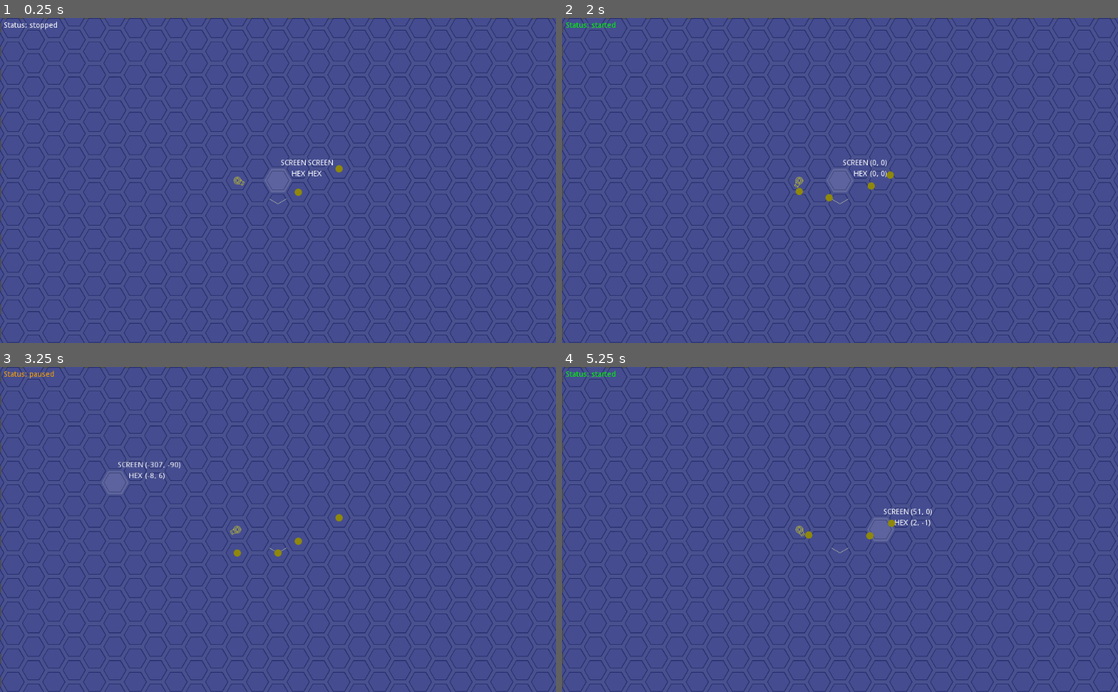
Above: before the commit, frames 1-4 (two rows, left to right).
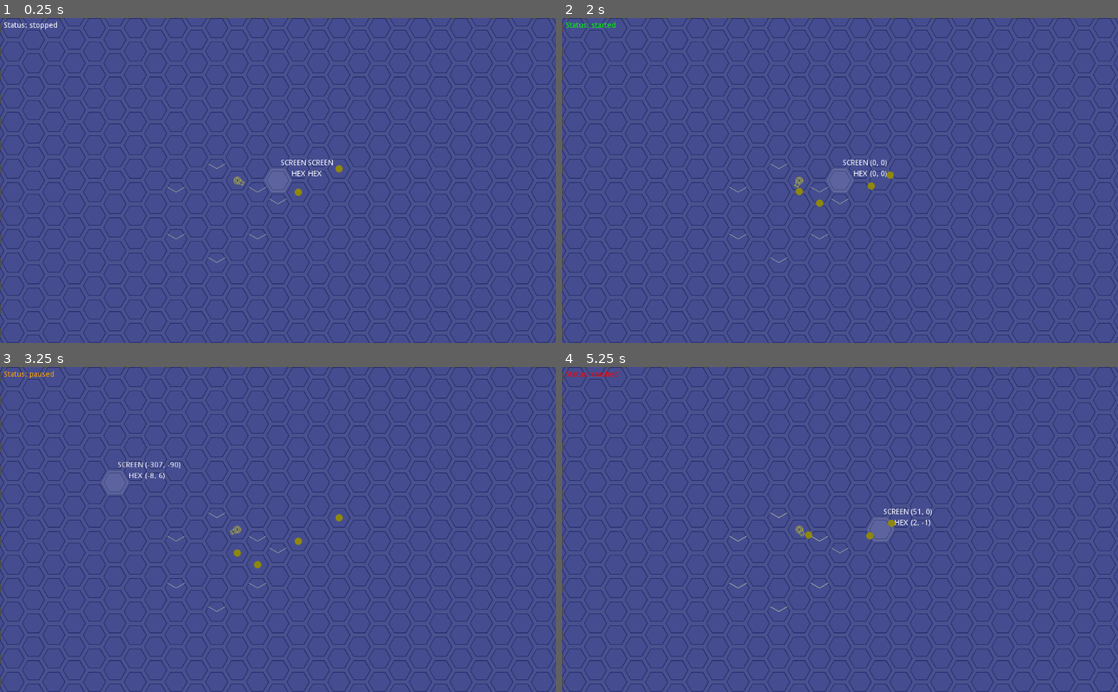
Above: after the commit, the same moments.

Repository: dareludum/ld45
Game: Godot game, scene res://Main.tscn
Two runs of this game, one before a commit and one after it. Both use one fixed random seed, a clock stepped at 60 frames per second and the inputs below.
Inputs (mouse positions are in pixels of both pictures, inside the frame that each line leads up to):
- Up to frame 1 (0.25 s): no input
- Up to frame 2 (2 s): tap Enter at 0.5 s; move the mouse to (962, 164) at 0.52 s; click (962, 164) at 0.67 s; tap Space at 0.77 s; drag from (728, 196) to (840, 180) at 1.27 s
- Up to frame 3 (3.25 s): move the mouse to (333, 458) at 2.02 s; click (333, 458) at 2.17 s; tap Space at 2.75 s; drag from (250, 594) to (111, 480) at 2.77 s
- Up to frame 4 (5.25 s): tap Enter at 3.5 s; move the mouse to (1006, 578) at 3.52 s; click (1006, 578) at 3.67 s; tap Space at 3.77, 5 s; tap Escape at 4.15 s; drag from (673, 480) to (840, 529) at 4.27 s; move the mouse to (867, 529) at 5.02 s; click (867, 529) at 5.17 s

The runs differ from the first frame. In frame 1, less than 0.1% of the frame differs, in the area x 30-48%, y 44-76%; in frame 2, 0.1%; in frame 3, 0.1%; in frame 4, 0.2%, in the area x 0-48%, y 1-76%.

Commit message:
replace a circle of balls with a circle of mirrors

Diff:
--- a/Main.gd
+++ b/Main.gd
@@ -2,14 +2,16 @@
 extends Node2D
 
 const Globals = preload("res://scripts/Globals.gd")
+const HexCell = preload("res://HexCell.gd")
+const HexGrid = preload("res://HexGrid.gd")
 const BaseCell = preload("res://scripts/BaseCell.gd")
-const Ball1 = preload("res://scenes/Ball1.tscn")
 const Ball = preload("res://scripts/Ball.gd")
 var Source = load("res://scripts/Source.gd")
 var Mirror = load("res://scripts/Mirror.gd")
 
-var HexCell = preload("res://HexCell.gd")
-var HexGrid = preload("res://HexGrid.gd")
+const Ball1 = preload("res://scenes/Ball1.tscn")
+const MirrorScene = preload("res://scenes/Mirror.tscn")
+
 var hex_grid = HexGrid.new()
 
 onready var highlight = get_node("Highlight")
@@ -96,20 +98,24 @@
 
 	var offset01 = HexCell.DIR_NE + HexCell.DIR_SE
 	var b0 = Ball1.instance()
-	b0.init(hex_grid, HexCell.new(offset01 - HexCell.DIR_NE), HexCell.DIR_NE)
+	b0.init(hex_grid, offset01 - HexCell.DIR_NE, HexCell.DIR_NE)
 	$BallHolder.add_child(b0)
 
 	var b1 = Ball1.instance()
-	b1.init(hex_grid, HexCell.new(offset01 - HexCell.DIR_SW), HexCell.DIR_SW)
+	b1.init(hex_grid, offset01 - HexCell.DIR_SW, HexCell.DIR_SW)
 	$BallHolder.add_child(b1)
 
-#	var i = 0
-#	while i < len(HexCell.DIR_ALL):
-#		var dir = HexCell.DIR_ALL[i]
-#		var ball = Ball1.instance()
-#		ball.init(hex_grid, HexCell.new(-(3 + i) * dir), dir)
-#		$BallHolder.add_child(ball)
-#		i += 1
+	var offset_circle = HexCell.DIR_SW * 3
+	var dir = HexCell.DIR_SE
+	var pos = 2 * HexCell.DIR_S
+	var i = 0
+	while i < 6:
+		var mirror = MirrorScene.instance()
+		mirror.init(hex_grid, offset_circle + pos, dir)
+		$CellHolder.add_child(mirror)
+		pos -= 2 * dir
+		dir = mirror.cell.rotate_direction_cw(dir)
+		i += 1
 
 	# TESTING CODE END
 
